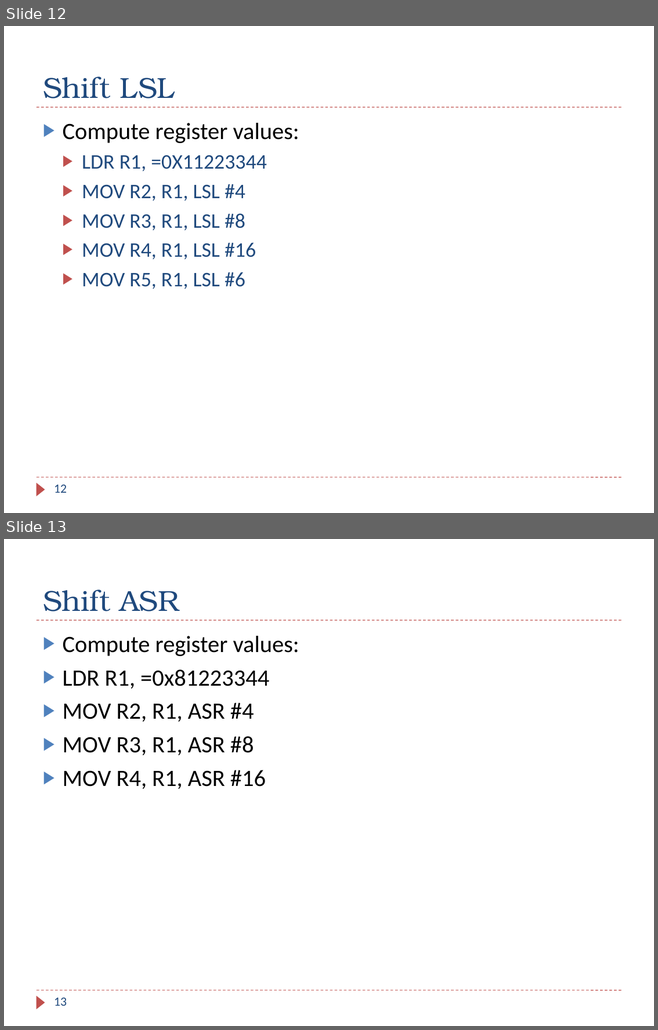
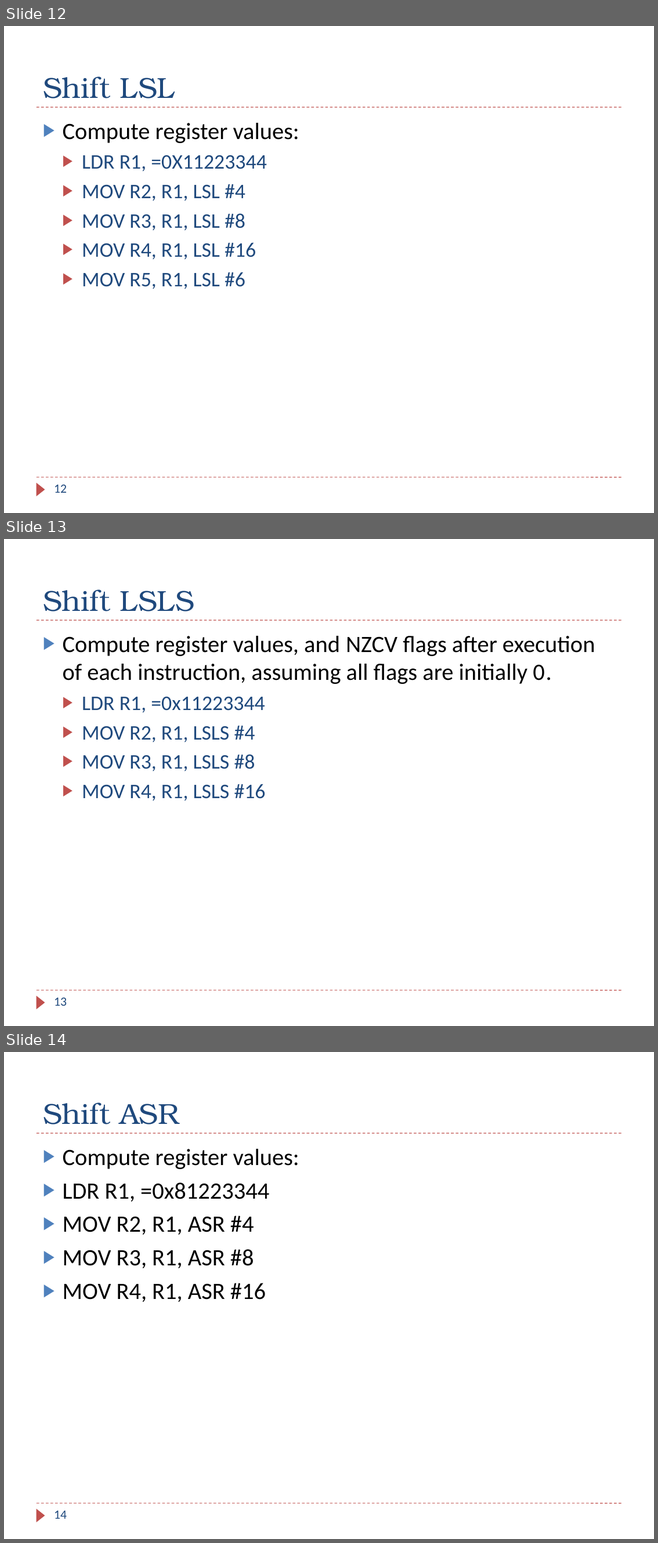
Before and after one commit to guhofstra/CSC111Fa25, a slide deck: PPTs/Ch4_ARM_Arithmetic_Logic_Exercises.pptx. Shown one above the other, each under a label of ours: slides 12 and 13 before the commit, slides 12, 13 and 14 after it. The pictures are 658x1030 and 658x1543 pixels, drawn with LibreOffice and Linux fonts; fonts in the diff are those of the drawing. Boxes give left, top, right and bottom in pixels: in the first picture for what was removed or moved away, otherwise in the second. Text is boxed around its words. In the diff, an @@ line names an element or a change of style, - is before the commit and + after.

```diff
--- a/PPTs/Ch4_ARM_Arithmetic_Logic_Exercises.pptx
+++ b/PPTs/Ch4_ARM_Arithmetic_Logic_Exercises.pptx
@@ slide 13 added at (4, 539, 654, 1026), background #FFFFFF; not listed: 3 template elements that a slide beside it also shows @@
@@ title added at (43, 589, 194, 611), 32 pt, text #1F497D @@
+Shift LSLS
@@ text added at (63, 636, 595, 801), 26 pt, text #000000 @@
+▶ Compute register values, and NZCV flags after execution of each instruction, assuming all flags are initially 0.
+  ▶ LDR R1, =0x11223344
+  ▶ MOV R2, R1, LSLS #4
+  ▶ MOV R3, R1, LSLS #8
+  ▶ MOV R4, R1, LSLS #16
@@ page number added at (54, 998, 67, 1006), 14 pt, text #1F497D @@
+13
@@ what was slide 13 is now slide 14 @@
@@ page number at (54, 1511, 67, 1519): text changed @@
-13
+14
```
Also in this commit, not shown: 2 other slides added, 6 other files.
